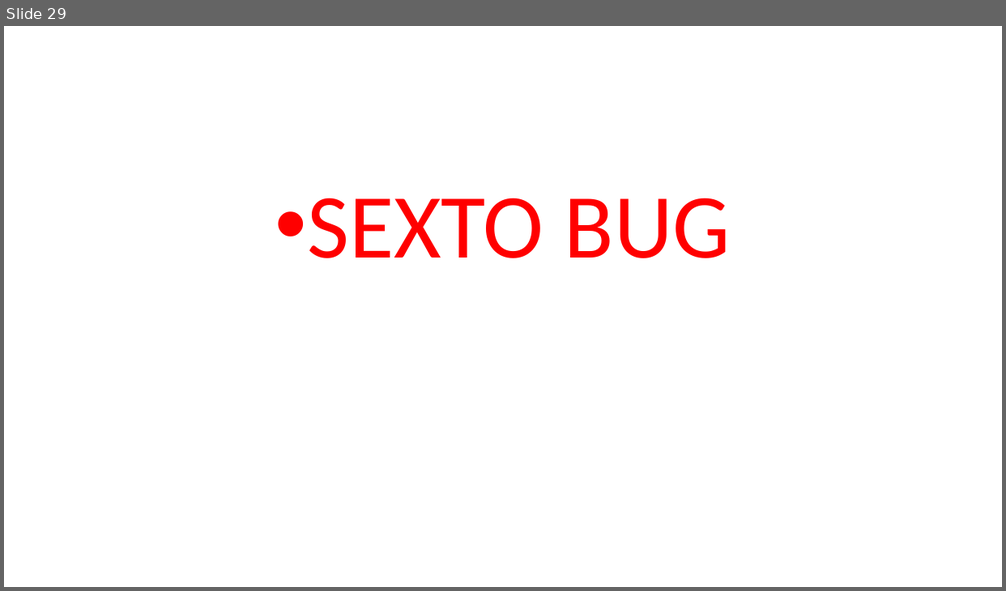
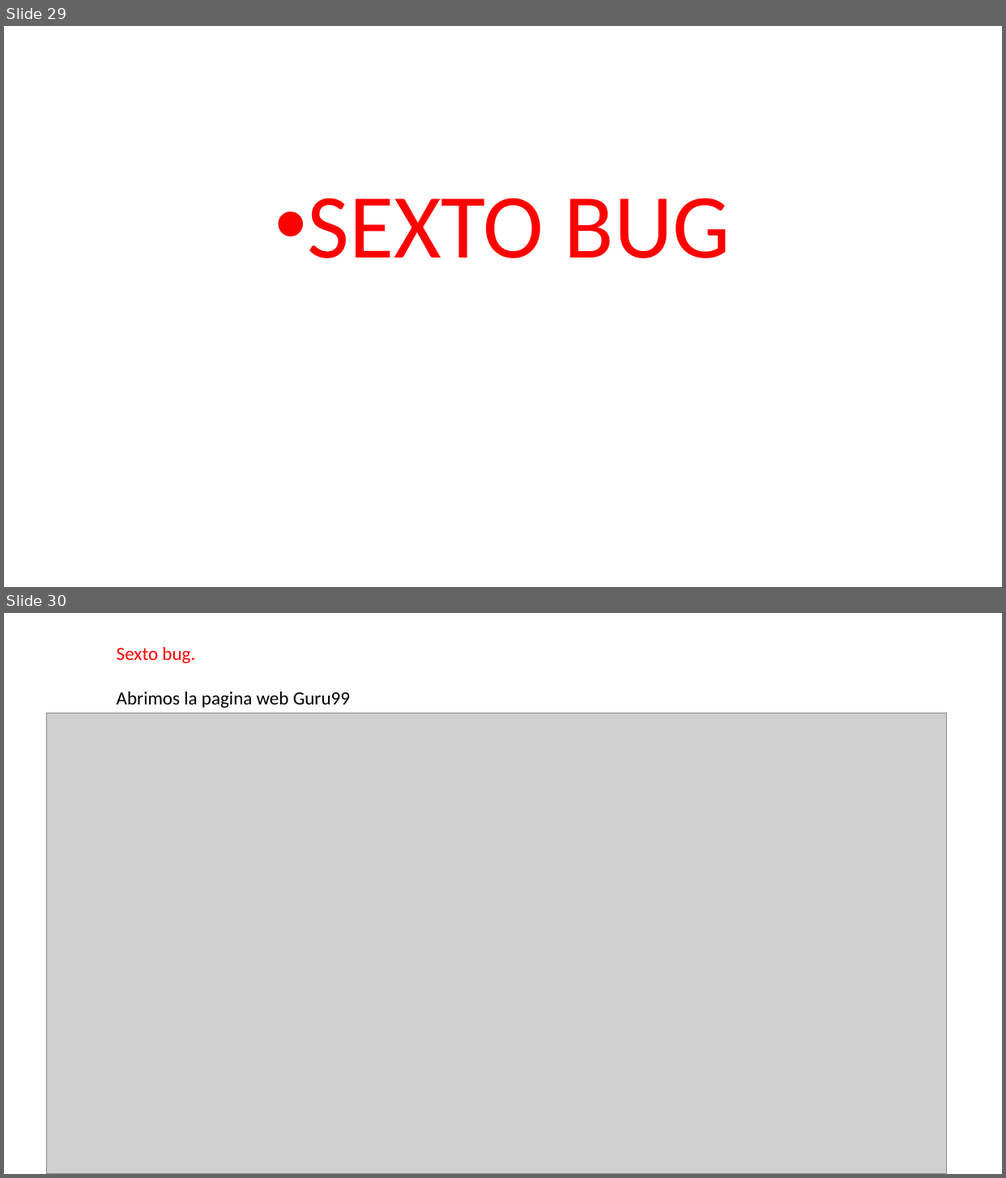
Before and after one commit to Tusuegra510/reporte-de-errores-informatorio, a slide deck: alumnos/gabriel_gonzalez/errores_guru.pptx. Shown one above the other, each under a label of ours: slide 29 before the commit, slides 29 and 30 after it. The pictures are 1006x591 and 1006x1178 pixels, drawn with LibreOffice and Linux fonts; fonts in the diff are those of the drawing; grey boxes stand for pictures. Boxes give left, top, right and bottom in pixels: in the first picture for what was removed or moved away, otherwise in the second. Text is boxed around its words. In the diff, an @@ line names an element or a change of style, - is before the commit and + after.

```diff
--- a/alumnos/gabriel_gonzalez/errores_guru.pptx
+++ b/alumnos/gabriel_gonzalez/errores_guru.pptx
@@ slide 30 added at bbox=[4, 613, 1002, 1174], background #FFFFFF @@
@@ text added at bbox=[117, 647, 350, 708], 18 pt, text #000000 @@
+Sexto bug.
+Abrimos la pagina web Guru99
@@ picture added at bbox=[47, 713, 948, 1174] @@
```
Also in this commit, not shown: 3 other slides added, 4 slides removed.
